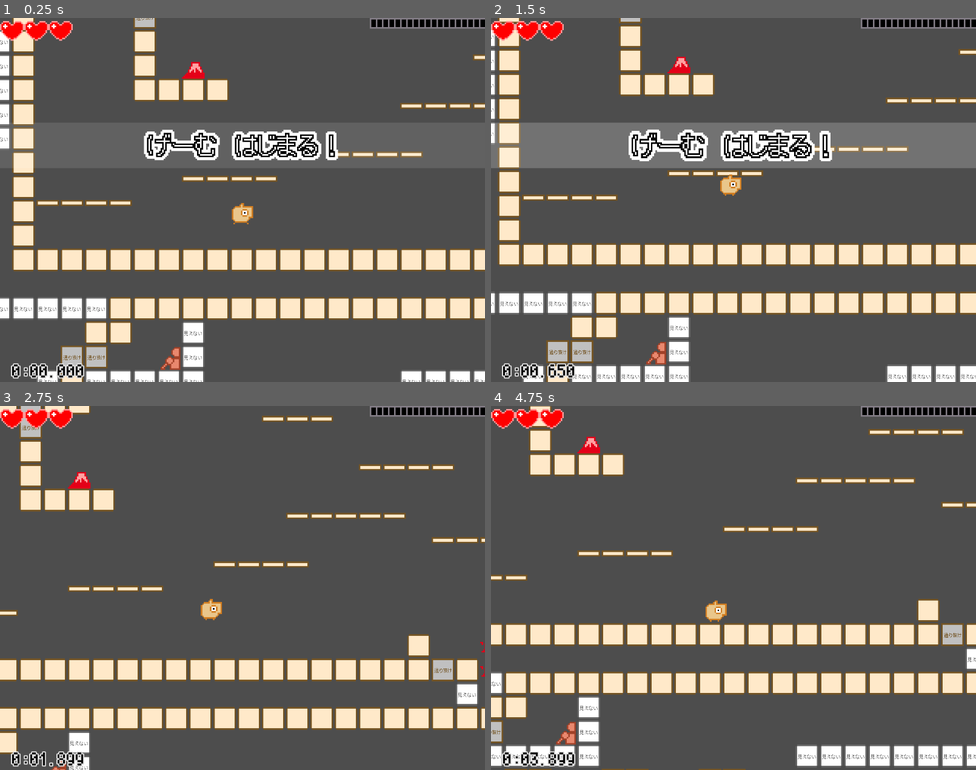
Above: before the commit, frames 1-4 (two rows, left to right).
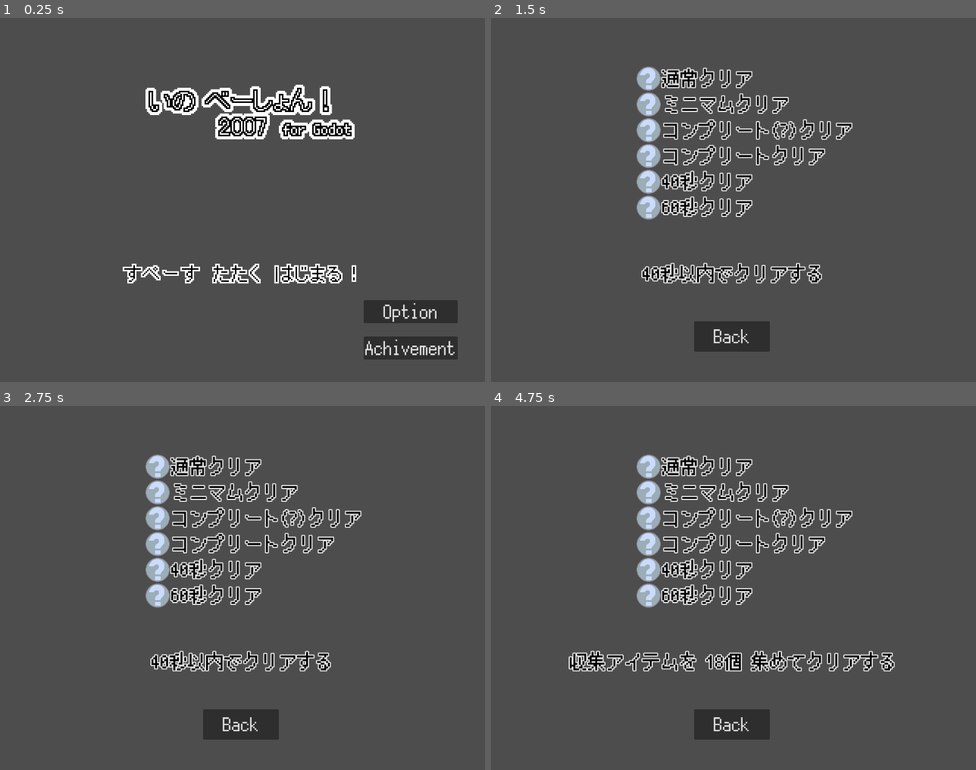
Above: after the commit, the same moments.

Repository: syun77/gd_ino
Game: Godot game, scene res://src/scenes/boot/Boot.tscn
Same seed, same stepped clock (60 frames per second), same inputs: the game is played once before the commit and once after it.
Inputs (mouse positions are in pixels of both pictures, inside the frame that each line leads up to):
- Up to frame 1 (0.25 s): no input
- Up to frame 2 (1.5 s): click (903, 349) at 0.5 s, where only the run after the commit has a clickable "Achivement"; move the mouse to (840, 181) at 1.27 s; hold Right (ui_right) from 1.28 s (still down); hold Space (action) from 1.28 s (still down)
- Up to frame 3 (2.75 s): keep holding Right (ui_right); move the mouse to (145, 606) at 2.02 s; release Space (action) at 2.03 s; tap Space (action) at 2.1 s
- Up to frame 4 (4.75 s): move the mouse to (782, 507) at 2.77 s; release Right (ui_right) at 2.78 s; hold Left (ui_left) 2.78-3.53 s; hold Space (action) 2.78-3.53 s; move the mouse to (709, 660) at 3.52 s; hold Right (ui_right) from 3.53 s (still down); tap Space (action) at 3.6 s; move the mouse to (879, 642) at 4.27 s; hold Space (action) from 4.28 s (still down)

The runs differ from the first frame. In frame 1, 30% of the frame differs, in the area x 0-100%, y 0-100%; in frame 2, 40%; in frame 3, 25%; in frame 4, 30%.

Commit message:
セーブを実装

Diff:
--- a/gd_ino/src/common/Common.gd
+++ b/gd_ino/src/common/Common.gd
@@ -12,6 +12,9 @@
 
 # 同時再生可能なサウンドの数.
 const MAX_SOUND = 8
+
+# セーブデータのパス.
+const PATH_SAVEDATA = "user://savedata.txt"
 
 ## コリジョンレイヤー.
 enum eCollisionLayer {
@@ -76,6 +79,34 @@
 func get_collision_bit(bit:eCollisionLayer) -> int:
 	return int(pow(2, bit-1))
 
+## セーブ.
+func to_save() -> void:
+	var f = FileAccess.open(PATH_SAVEDATA, FileAccess.WRITE)
+	var data = {
+		"bgm": bgm_volume,
+		"se": se_volume,
+		"skip_op_ed": skip_op_ed,
+		"quick_retry": quick_retry,
+		"achievements": _achievements,
+	}
+	var s = var_to_str(data)
+	f.store_string(s)
+	f.close()
+
+## ロード.
+func from_load() -> void:
+	if FileAccess.file_exists(PATH_SAVEDATA):
+		# 存在すれば読み込み.
+		var f = FileAccess.open(PATH_SAVEDATA, FileAccess.READ)
+		var s = f.get_as_text()
+		f.close()
+		var data = str_to_var(s)
+		bgm_volume = data["bgm"]
+		se_volume = data["se"]
+		skip_op_ed = data["skip_op_ed"]
+		quick_retry = data["quick_retry"]
+		_achievements = data["achievements"]
+
 ## 初期化.
 func init() -> void:
 	if _initialized == false:
--- a/gd_ino/src/scenes/achievement/AchievementScene.gd
+++ b/gd_ino/src/scenes/achievement/AchievementScene.gd
@@ -26,4 +26,3 @@
 ## 戻るボタンを押した.
 func _on_button_pressed() -> void:
 	get_tree().change_scene_to_file("res://src/scenes/title/Title.tscn")
-ｓ
--- a/gd_ino/src/scenes/boot/Boot.gd
+++ b/gd_ino/src/scenes/boot/Boot.gd
@@ -6,5 +6,8 @@
 	# Commonの初期化.
 	Common.init()
 
+	# セーブデータの読み込み.
+	Common.from_load()
+
 	# ゲーム開始.
 	get_tree().change_scene_to_packed(scene)
--- a/gd_ino/src/scenes/boot/Boot.tscn
+++ b/gd_ino/src/scenes/boot/Boot.tscn
@@ -1,8 +1,8 @@
 [gd_scene load_steps=3 format=3 uid="uid://c5g58aho1qooe"]
 
 [ext_resource type="Script" path="res://src/scenes/boot/Boot.gd" id="1_tossy"]
-[ext_resource type="PackedScene" uid="uid://du8efh526uic6" path="res://Main.tscn" id="2_jkj4n"]
+[ext_resource type="PackedScene" uid="uid://dp65bi5xnljp1" path="res://src/scenes/title/Title.tscn" id="2_iwh4f"]
 
 [node name="Boot" type="Node2D"]
 script = ExtResource("1_tossy")
-scene = ExtResource("2_jkj4n")
+scene = ExtResource("2_iwh4f")
--- a/gd_ino/src/scenes/option/OptionScene.gd
+++ b/gd_ino/src/scenes/option/OptionScene.gd
@@ -19,6 +19,9 @@
 
 ## タイトル画面に戻る
 func _on_button_back_pressed() -> void:
+	# セーブする.
+	Common.to_save()
+
 	Common.stop_bgm()
 	get_tree().change_scene_to_file("res://src/scenes/title/Title.tscn")
 
--- a/gd_ino/src/scenes/result/Result.gd
+++ b/gd_ino/src/scenes/result/Result.gd
@@ -66,6 +66,9 @@
 	# 実績チェック.
 	UiOverlay.check_all_achievements()
 
+	# セーブ.
+	Common.to_save()
+
 ## 更新.
 func _physics_process(_delta: float) -> void:
 	match _state:
Binary file changed: gd_ino/assets/images/achievement_icon.png
Not shown: 1 places in gd_ino/src/scenes/result/Result.tscn that only renumber resources
